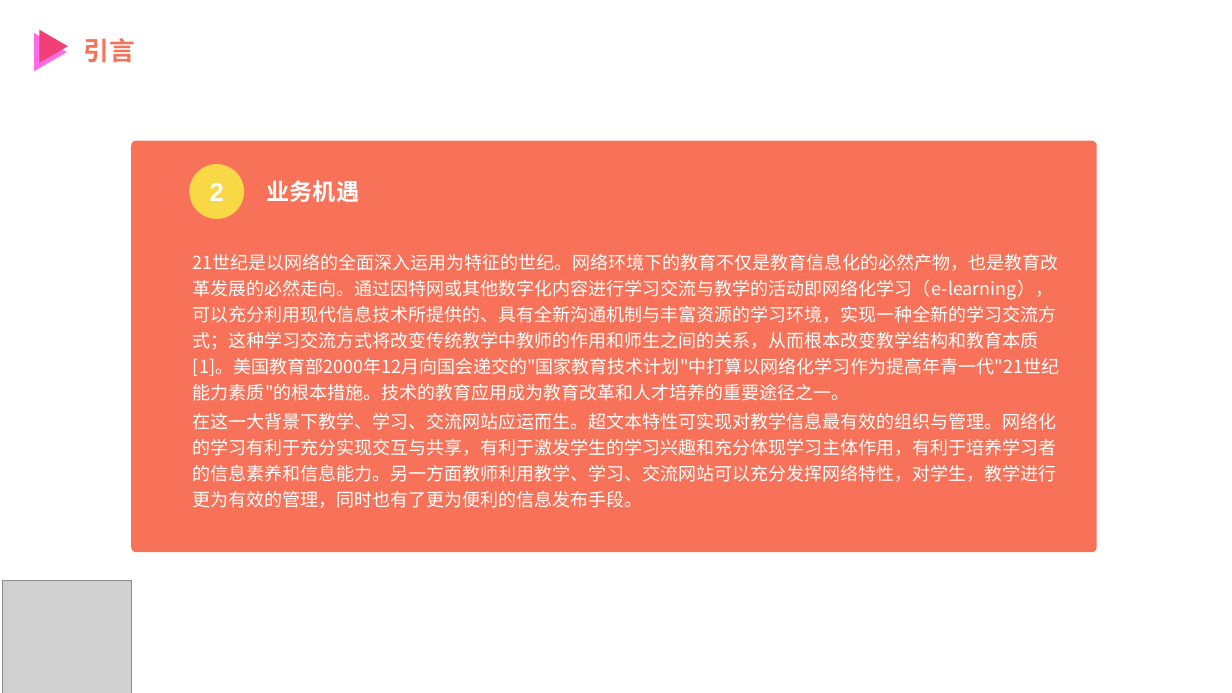
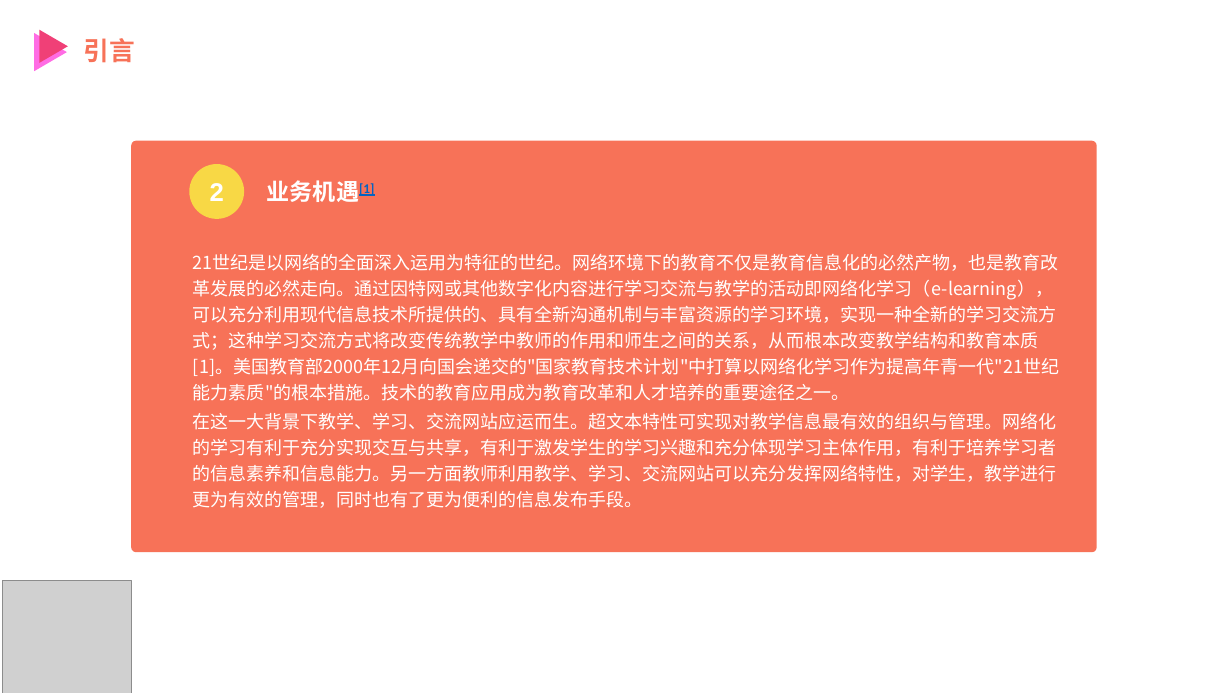
Before and after one commit to PRD2018-G12/Education-Assistant-System, a slide deck: slide 5 of 受控文档/计划/需求工程计划PPT.pptx. Drawn at 1232x693 pixels with LibreOffice and Linux fonts; fonts in the diff are those of the drawing; grey boxes stand for pictures. Boxes give left, top, right and bottom in pixels: in the first picture for what was removed or moved away, otherwise in the second. Text is boxed around its words. In the diff, an @@ line names an element or a change of style, - is before the commit and + after.

```diff
--- a/受控文档/计划/需求工程计划PPT.pptx
+++ b/受控文档/计划/需求工程计划PPT.pptx
@@ text at (267, 180, 374, 202): text changed @@
-业务机遇
+业务机遇[1]
```
Also in this commit, not shown: 10 other slides changed, 1 slide removed, 4 other files.
